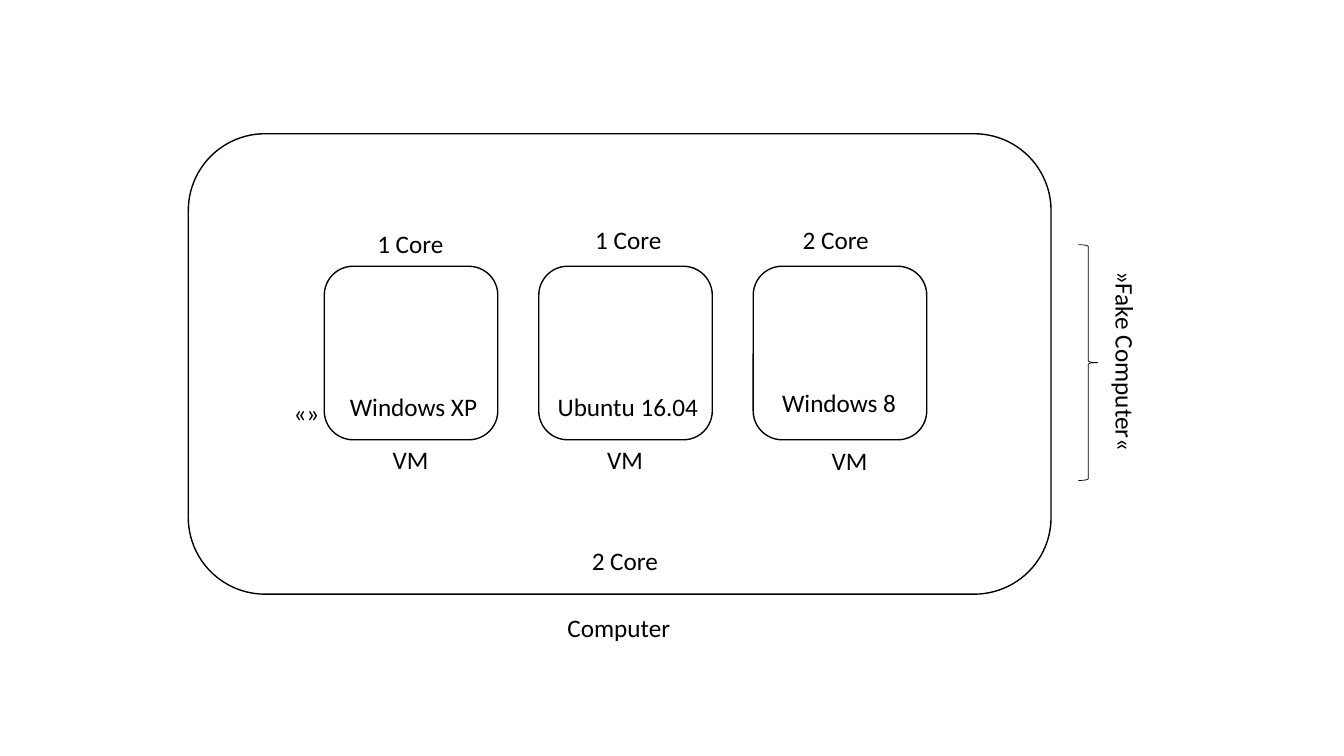
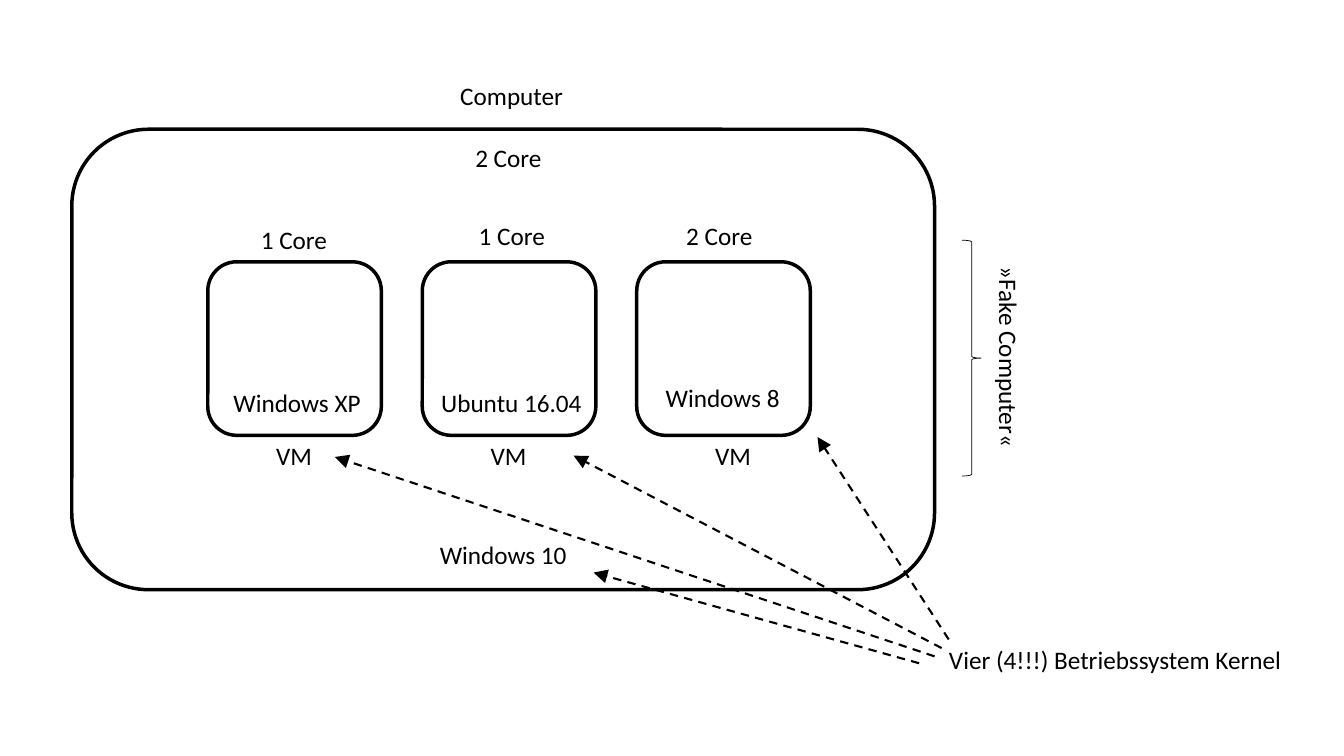
Before and after one commit to aheil/hhn-devops, a slide deck: slide 1 of img/devops.05.pptx. Drawn at 1344x756 pixels with LibreOffice and Linux fonts; fonts in the diff are those of the drawing. Boxes give left, top, right and bottom in pixels: in the first picture for what was removed or moved away, otherwise in the second. Text is boxed around its words. In the diff, an @@ line names an element or a change of style, - is before the commit and + after.

```diff
--- a/img/devops.05.pptx
+++ b/img/devops.05.pptx
@@ text "Computer": place and size @@
-text "Computer" at [567,620,670,641]
+text "Computer" at [460,88,563,109]
@@ text "2 Core": place and size @@
-text "2 Core" at [592,553,658,570]
+text "2 Core" at [475,150,542,167]
@@ 10 texts, 4 rounded rectangles, 1 right brace: place and size @@
-10 texts, 4 rounded rectangles, 1 right brace at [189,134,1140,595]
+10 texts, 4 rounded rectangles, 1 right brace at [72,129,1023,590]
@@ outline #000000 1 pt to #000000 2.5 pt in 4 elements at [72,129,935,590], [422,262,596,436], [637,262,811,436], [208,262,381,436] @@
@@ text removed at [283,393,956,434] @@
-«»
@@ arrow added from (949, 639) to (818, 438), #000000 1.5 pt dashed @@
@@ arrow added from (935, 656) to (335, 457), #000000 1.5 pt dashed @@
@@ arrow added from (942, 648) to (574, 456), #000000 1.5 pt dashed @@
@@ text added at [440,546,567,564], 18 pt, text #000000 @@
+Windows 10
@@ arrow added from (920, 663) to (594, 573), #000000 1.5 pt dashed @@
@@ text added at [949,650,1280,673], 18 pt, text #000000 @@
+Vier (4!!!) Betriebssystem Kernel
```
Also in this commit, not shown: 1 slide added.
